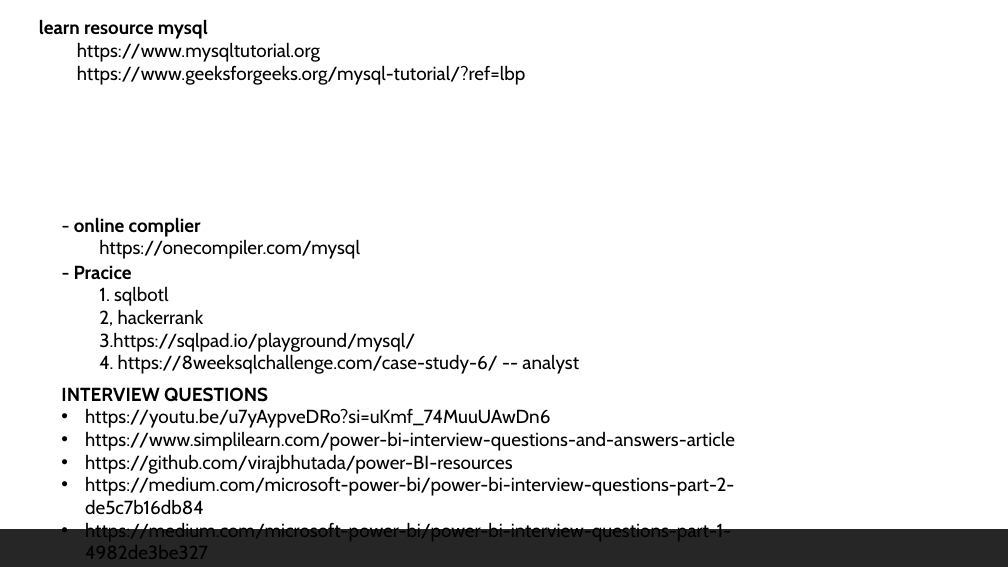
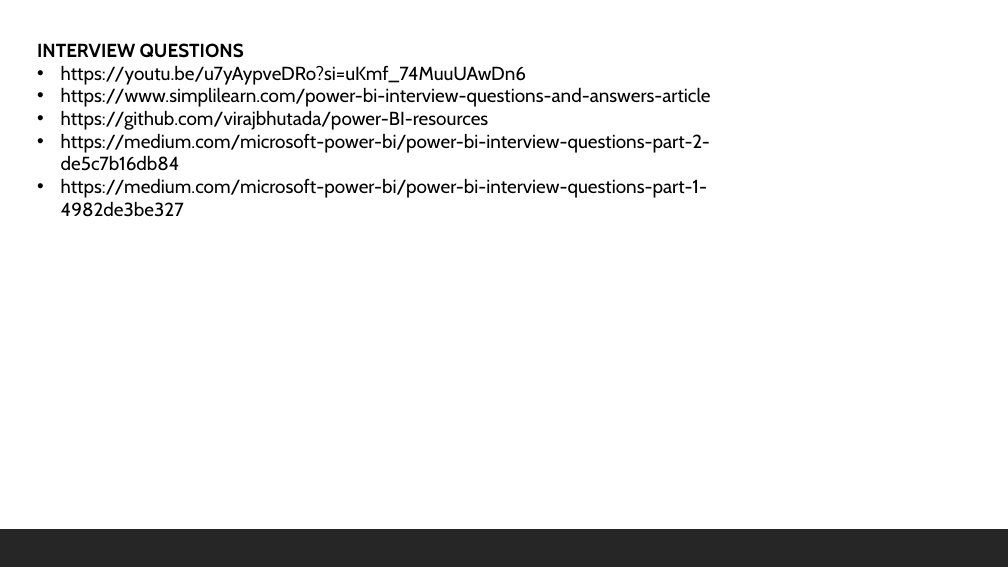
Before and after one commit to shahil04/ds_materials, a slide deck: slide 2 of 3.0_powerbi/module_3_powerbi.pptx. Drawn at 1008x567 pixels with LibreOffice and Linux fonts; fonts in the diff are those of the drawing. Boxes give left, top, right and bottom in pixels: in the first picture for what was removed or moved away, otherwise in the second. Text is boxed around its words. In the diff, an @@ line names an element or a change of style, - is before the commit and + after.

```diff
--- a/3.0_powerbi/module_3_powerbi.pptx
+++ b/3.0_powerbi/module_3_powerbi.pptx
@@ text removed at (x1=39, y1=19, x2=526, y2=85) @@
-learn resource mysql
-https://www.mysqltutorial.org
-https://www.geeksforgeeks.org/mysql-tutorial/?ref=lbp
@@ text "INTERVIEW QUESTIONS" rewrapped from (x1=61, y1=387, x2=735, y2=529) to (x1=37, y1=43, x2=711, y2=217) @@
@@ text removed at (x1=74, y1=217, x2=360, y2=259) @@
-- online complier
-https://onecompiler.com/mysql
@@ text removed at (x1=74, y1=265, x2=579, y2=374) @@
-- Pracice
-1. sqlbotl
-2, hackerrank
-3.https://sqlpad.io/playground/mysql/
-4. https://8weeksqlchallenge.com/case-study-6/ -- analyst
```
Also in this commit, not shown: 37 other files.
